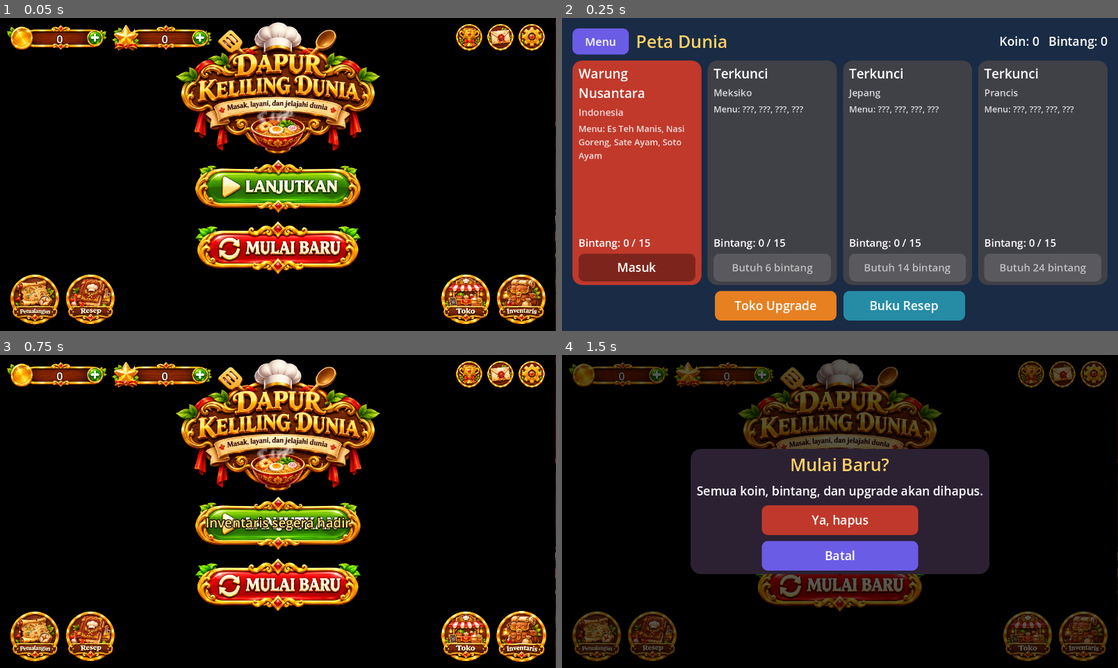
Above: before the commit, frames 1-4 (two rows, left to right).
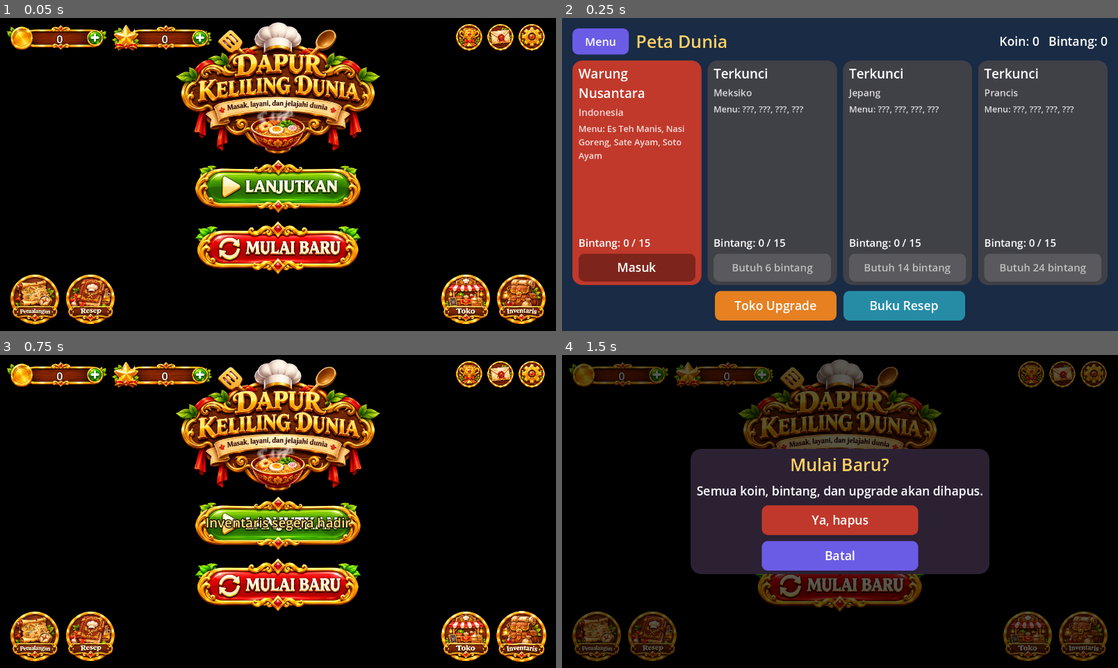
Above: after the commit, the same moments.

Repository: hadydaw/dapur-keliling-dunia
Game: Godot game, scene res://tests/menu_test.tscn
Same seed, same stepped clock (60 frames per second), same inputs: the game is played once before the commit and once after it. This scene is started directly instead of the project's main scene. Video files are missing from this copy of the repository; at most half a second of black plays in their place.
Inputs (mouse positions are in pixels of both pictures, inside the frame that each line leads up to):
- Up to frame 1 (0.05 s): no input
- Up to frame 2 (0.25 s): no input
- Up to frame 3 (0.75 s): click (278, 524) at 0.52 s
- Up to frame 4 (1.5 s): click (840, 583) at 1.27 s

The runs differ from the first frame. In frame 1, 0.1% of the frame differs, in the area x 99-100%, y 0-100%; in frame 2, nothing differs; in frame 3, 0.1%; in frame 4, less than 0.1%.

Commit message:
Latar menu memenuhi layar (cover), hapus latar gelap pinggiran
Co-Authored-By: Claude Sonnet 5.5 <noreply@anthropic.com>
Claude-Session: https://claude.ai/code/session_011EntzXR2BpcjDYDQYm7Xs9

Diff:
--- a/scripts/ui/animated_bg.gd
+++ b/scripts/ui/animated_bg.gd
@@ -1,5 +1,5 @@
 extends Control
-## Latar menu: gambar penuh (mode "contain", sisi sisa diisi versi gelap gambar yang sama)
+## Latar menu: video/gambar memenuhi layar (mode "cover": tanpa pinggiran, kelebihan dipotong di tengah)
 ## + efek kode (uap, kilau lentera/lampu/api). Koordinat efek dan tombol dalam koordinat gambar (0..1).
 
 const TEX := preload("res://assets/menu_bg.jpg")
@@ -77,9 +77,9 @@
 	_layout_steam()
 
 
-## Skala "contain": seluruh gambar terlihat, tidak ada yang terpotong.
+## Skala "cover": gambar menutupi seluruh layar; bagian lebih dipotong simetris.
 func image_scale() -> float:
-	return minf(size.x / TEX.get_width(), size.y / TEX.get_height())
+	return maxf(size.x / TEX.get_width(), size.y / TEX.get_height())
 
 
 func image_rect() -> Rect2:
@@ -118,10 +118,7 @@
 
 
 func _draw() -> void:
-	# isi sisi sisa dengan versi "cover" yang digelapkan
-	var cover: float = maxf(size.x / TEX.get_width(), size.y / TEX.get_height())
-	var cs := Vector2(TEX.get_width(), TEX.get_height()) * cover
-	draw_texture_rect(TEX, Rect2((size - cs) * 0.5, cs), false, Color(0.4, 0.35, 0.45))
+	# cadangan (dan bingkai awal sebelum video jalan): gambar diam memenuhi layar
 	draw_texture_rect(TEX, image_rect(), false)
 
 
Not shown, changed: docs/CHANGELOG.md
